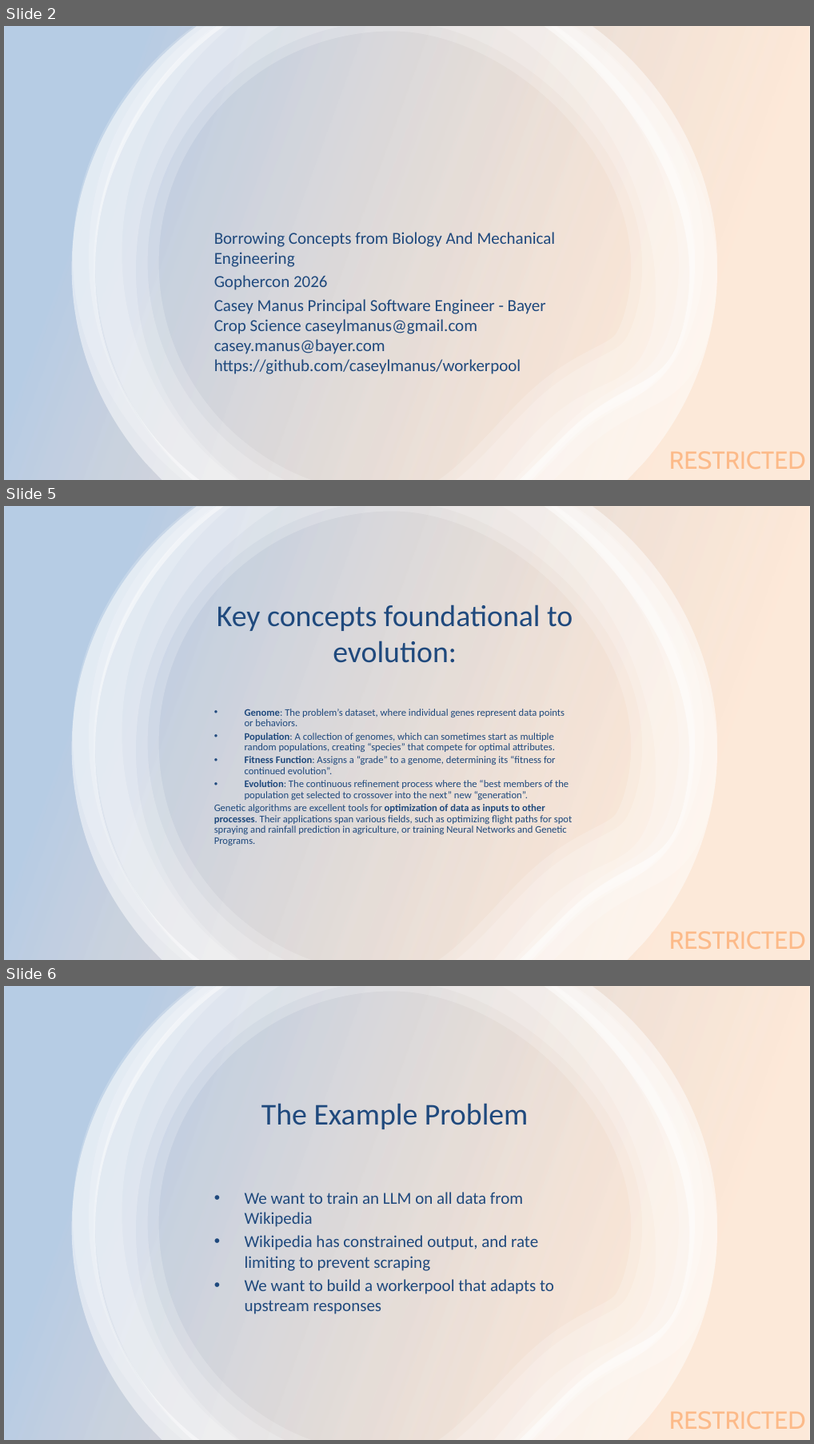
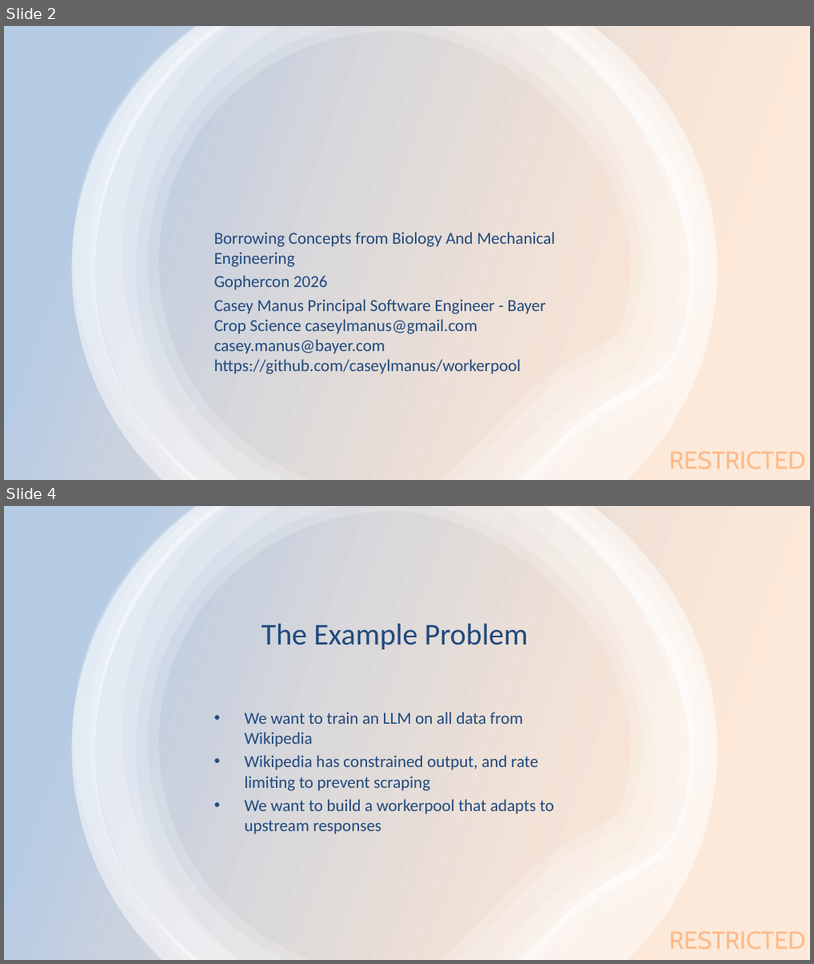
Before and after one commit to caseylmanus/workerpool, a slide deck: presentation.pptx. Shown one above the other, each under a label of ours: slides 2, 5 and 6 before the commit, slides 2 and 4 after it; the slides between them are not shown. The pictures are 814x1444 and 814x964 pixels, drawn with LibreOffice and Linux fonts; fonts in the diff are those of the drawing. Boxes give left, top, right and bottom in pixels: in the first picture for what was removed or moved away, otherwise in the second. Text is boxed around its words. In the diff, an @@ line names an element or a change of style, - is before the commit and + after.

```diff
--- a/presentation.pptx
+++ b/presentation.pptx
@@ slide 5 removed at (x1=4, y1=506, x2=810, y2=960), background #FFFFFF; not listed: 1 template element that a slide beside it also shows @@
@@ rectangle removed at (x1=4, y1=506, x2=810, y2=959) @@
@@ group removed at (x1=72, y1=506, x2=718, y2=959): 6 freeform shapes @@
@@ title removed at (x1=217, y1=604, x2=573, y2=663) @@
-Key concepts foundational to evolution:
@@ text removed at (x1=214, y1=708, x2=572, y2=845) @@
-• Genome: The problem’s dataset, where individual genes represent data points or behaviors.
-• Population: A collection of genomes, which can sometimes start as multiple random populations, creating “species” that compete for optimal attributes.
-• Fitness Function: Assigns a “grade” to a genome, determining its “fitness for continued evolution”.
-• Evolution: The continuous refinement process where the “best members of the population get selected to crossover into the next” new “generation”.
-Genetic algorithms are excellent tools for optimization of data as inputs to other processes. Their applications span various fields, such as optimizing flight paths for spot spraying and rainfall prediction in agriculture, or training Neural Networks and Genetic Programs.
@@ what was slide 6 is now slide 4 @@
```
Also in this commit, not shown: 1 slide changed, 1 other slide removed.
